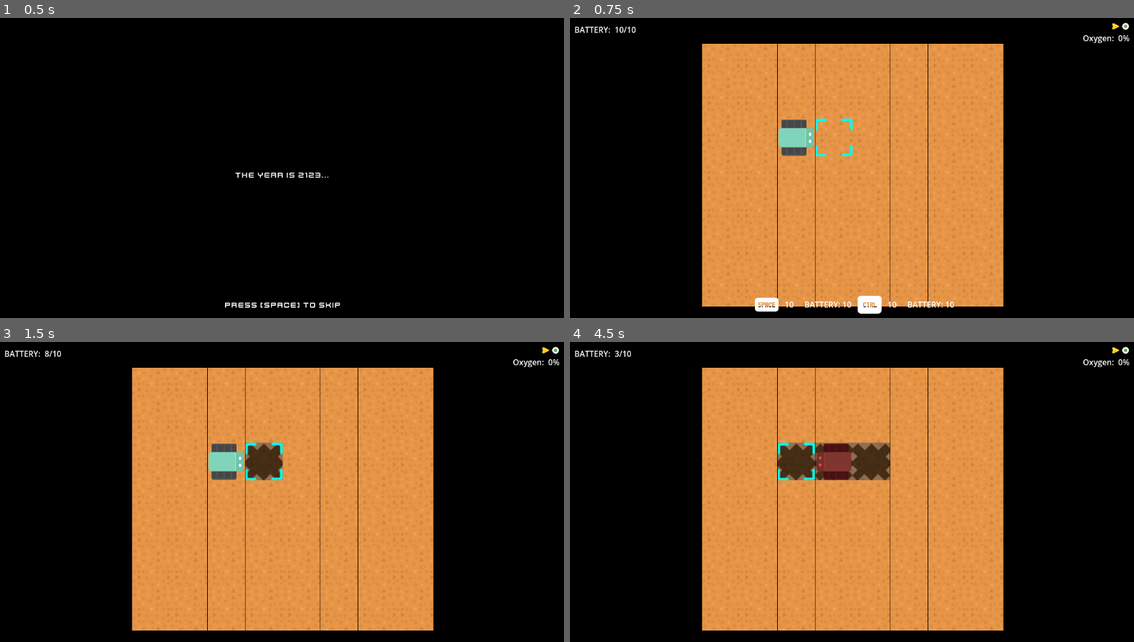
Above: before the commit, frames 1-4 (two rows, left to right).
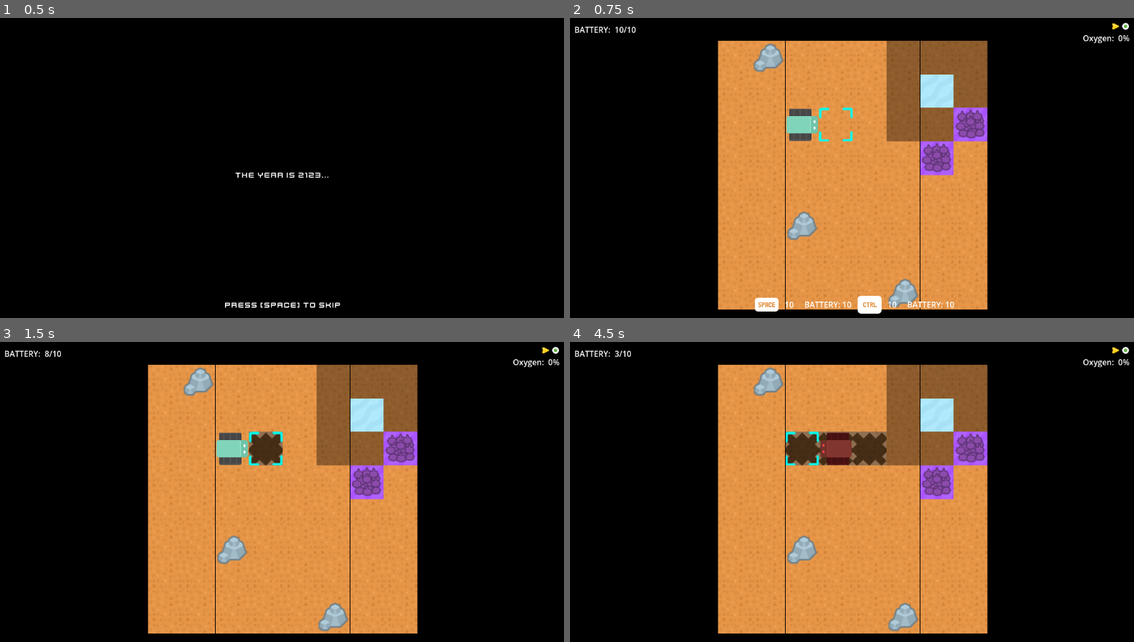
Above: after the commit, the same moments.

Repository: bardunbar/galway-game-jam-23
Game: Godot game, scene res://screens/main_menu/intro.tscn
Same seed, same stepped clock (60 frames per second), same inputs: the game is played once before the commit and once after it.
Inputs (mouse positions are in pixels of both pictures, inside the frame that each line leads up to):
- Up to frame 1 (0.5 s): no input
- Up to frame 2 (0.75 s): tap Space (Action_1) at 0.5, 0.6 s; move the mouse to (976, 159) at 0.52 s; hold Right (move_right) from 0.53 s (still down); click (976, 159) at 0.67 s
- Up to frame 3 (1.5 s): tap Space (Action_1) at 1.25 s; move the mouse to (152, 387) at 1.27 s; release Right (move_right) at 1.28 s; hold Down (move_down) from 1.28 s (still down); tap Ctrl (Action_2) at 1.35 s; click (152, 387) at 1.42 s
- Up to frame 4 (4.5 s): tap Enter at 2, 3.5 s; move the mouse to (756, 387) at 2.02 s; release Down (move_down) at 2.03 s; press the mouse at (756, 387) at 2.03 s; hold Right (move_right) 2.03-2.78 s; tap Space (Action_1) at 2.75, 2.85, 4.25 s; move the mouse to (795, 387) at 2.77 s; release the mouse at (795, 387) at 2.78 s; hold Up (move_up) 2.78-3.53 s; click (795, 387) at 2.92 s; move the mouse to (835, 387) at 3.52 s; hold Left (move_left) from 3.53 s (still down); tap Ctrl (Action_2) at 3.6 s; click (835, 387) at 3.67 s; move the mouse to (868, 387) at 4.27 s; click (868, 387) at 4.35 s

Frame 1 is identical in both runs. In frame 2, 15% of the frame differs, in the area x 23-77%, y 7-98%; in frame 3, 16%; in frame 4, 17%.

Commit message:
remove tall as the default start map

Diff:
--- a/project/screens/game/game_scene.tscn
+++ b/project/screens/game/game_scene.tscn
@@ -1,8 +1,7 @@
-[gd_scene load_steps=10 format=3 uid="uid://cfnef885bvt5u"]
+[gd_scene load_steps=9 format=3 uid="uid://cfnef885bvt5u"]
 
 [ext_resource type="Script" uid="uid://cqdnoi24guymt" path="res://screens/game/game_script.gd" id="1_e6mtp"]
 [ext_resource type="PackedScene" uid="uid://c4oy6yui5ffhj" path="res://screens/play_menu/play_menu_scene.tscn" id="2_jjnch"]
-[ext_resource type="Resource" uid="uid://x1g1oh7sd8cr" path="res://resources/levels/tall.tres" id="3_e0cji"]
 [ext_resource type="PackedScene" uid="uid://b7htpu5jt4t3" path="res://screens/game/Player.tscn" id="5_6vlqa"]
 [ext_resource type="Script" uid="uid://54y7nga2oqwa" path="res://screens/game/grid/grid.gd" id="5_b275y"]
 [ext_resource type="PackedScene" uid="uid://hv7ajecc3s74" path="res://screens/game/grid/tile.tscn" id="6_6vlqa"]
@@ -14,7 +13,6 @@
 script = ExtResource("1_e6mtp")
 play_menu = ExtResource("2_jjnch")
 action_points = 10
-starting_level = ExtResource("3_e0cji")
 
 [node name="Grid" type="Node2D" parent="."]
 position = Vector2(170, 49)
--- a/project/screens/game/game_script.gd
+++ b/project/screens/game/game_script.gd
@@ -19,23 +19,25 @@
 
 func _ready() -> void:
 	# Initialize the player and grid
-	#setup_demo_grid()
 	setup_grid(starting_level)
 
+	# initialize player connections
 	player.connect("action_points_changed", _on_action_points_changed)
 	player.connect("ready_to_blink", _on_ready_to_blink)
 	player.connect("action1_updated", _on_action1_updated)
 	player.connect("action2_updated", _on_action2_updated)
-	#player.initialize(self)
+
+	# initialize hud and connections
 	hud.update_action_points(action_points, action_points)
 	hud.on_mid_blink.connect(_on_mid_blink)
 
+	# initialize camera
 	camera.zoom_to_fit(grid.get_grid_tile_width(), grid.get_grid_tile_height())
+
+	# initialize grid connections
 	grid.connect("oxygen_updated", _on_oxygen_updated)
 	grid.connect("cycles_updated", _on_cycles_updated)
 
-	#grid.first_cycle()
-	return
 
 func setup_demo_grid() -> void:
 	grid.initialize(self)
